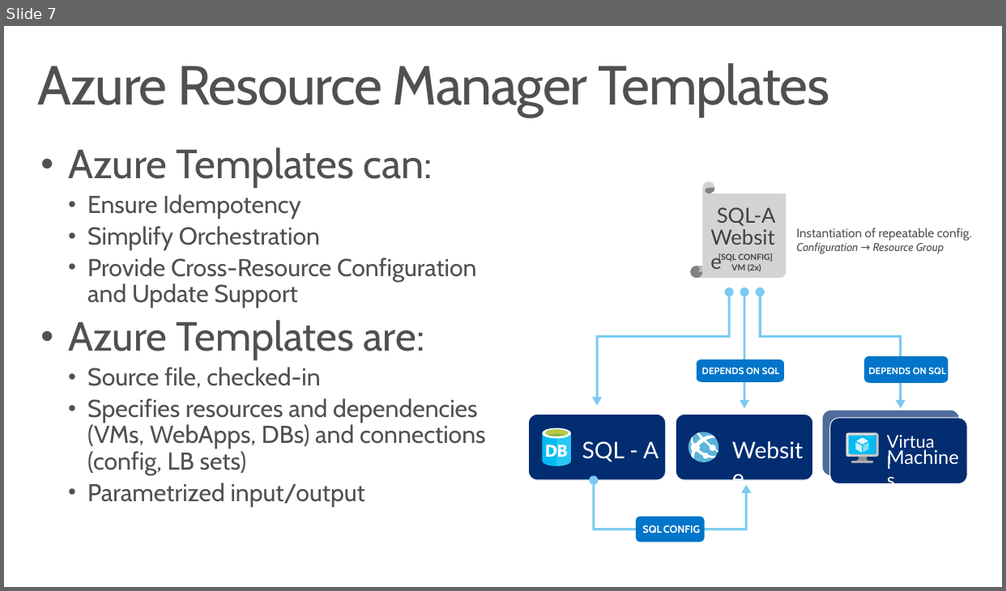
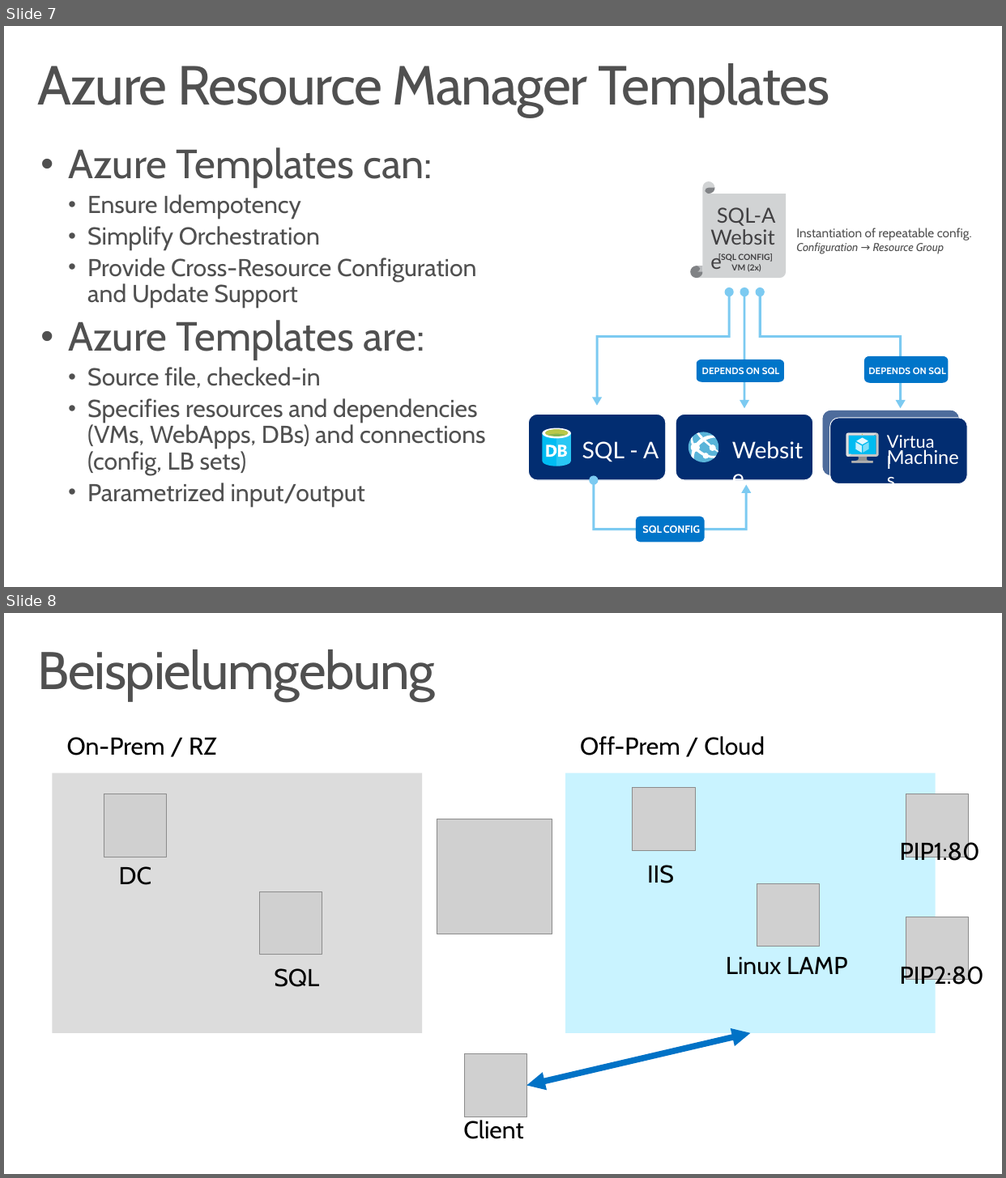
Before and after one commit to pkirch/hybridit15, a slide deck: Modul1/FY16Q2 Azure Intro (IT Camp Hybrid IT).pptx. Shown one above the other, each under a label of ours: slide 7 before the commit, slides 7 and 8 after it. The pictures are 1006x591 and 1006x1178 pixels, drawn with LibreOffice and Linux fonts; fonts in the diff are those of the drawing; grey boxes stand for pictures. Boxes give left, top, right and bottom in pixels: in the first picture for what was removed or moved away, otherwise in the second. Text is boxed around its words. In the diff, an @@ line names an element or a change of style, - is before the commit and + after.

```diff
--- a/Modul1/FY16Q2 Azure Intro (IT Camp Hybrid IT).pptx
+++ b/Modul1/FY16Q2 Azure Intro (IT Camp Hybrid IT).pptx
@@ slide 8 added at box(4, 613, 1002, 1174), background #FFFFFF @@
@@ title added at box(38, 649, 435, 700), 52 pt, text #505050 @@
+Beispielumgebung
@@ text added at box(67, 737, 217, 756), 24 pt, text #000000 @@
+On-Prem / RZ
@@ text added at box(580, 736, 765, 756), 24 pt, text #000000 @@
+Off-Prem / Cloud
@@ rectangle added at box(53, 773, 422, 1033), fill #DCDCDC @@
@@ rectangle added at box(565, 773, 936, 1033), fill #C9F3FF @@
@@ picture added at box(104, 794, 166, 857) @@
@@ picture added at box(633, 788, 695, 850) @@
@@ picture added at box(906, 794, 968, 857) @@
@@ picture added at box(437, 820, 552, 935) @@
@@ text added at box(900, 839, 980, 866), 24 pt, text #000000 @@
+PIP1:80
@@ text added at box(119, 867, 152, 885), 24 pt, text #000000 @@
+DC
@@ text added at box(647, 865, 674, 884), 24 pt, text #000000 @@
+IIS
@@ picture added at box(259, 892, 322, 954) @@
@@ picture added at box(756, 884, 819, 946) @@
@@ picture added at box(906, 917, 968, 979) @@
@@ text added at box(274, 969, 319, 987), 24 pt, text #000000 @@
+SQL
@@ text added at box(726, 957, 847, 975), 24 pt, text #000000 @@
+Linux LAMP
@@ text added at box(900, 963, 984, 990), 24 pt, text #000000 @@
+PIP2:80
@@ double arrow added from (526, 1085) to (750, 1033), #0072C6 6 pt @@
@@ picture added at box(464, 1054, 526, 1116) @@
@@ text added at box(463, 1120, 523, 1139), 24 pt, text #000000 @@
+Client
```
Also in this commit, not shown: 1 slide removed.
